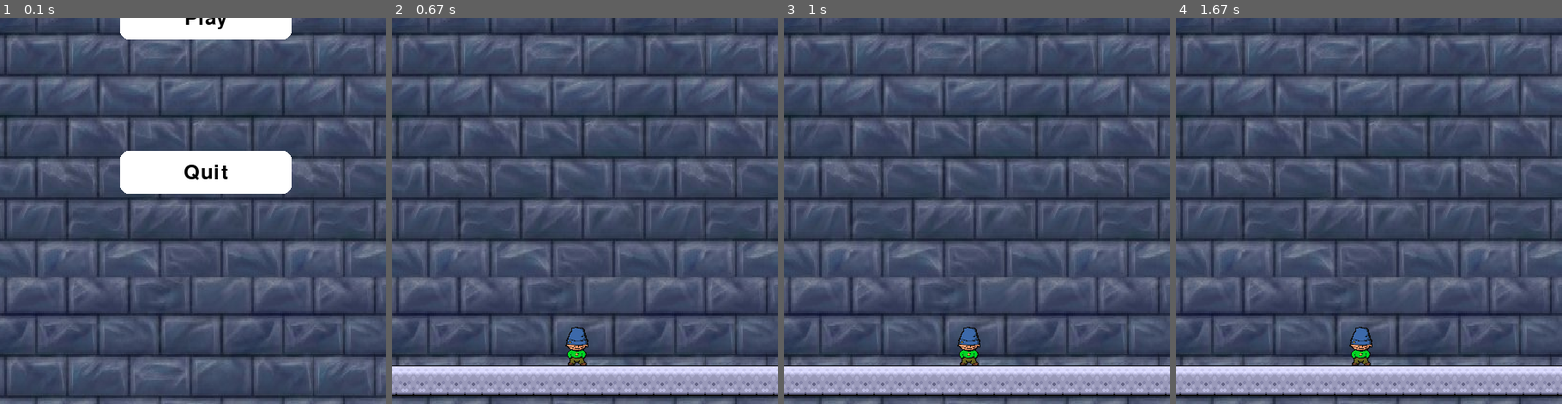
Above: before the commit, frames 1-4 (left to right).
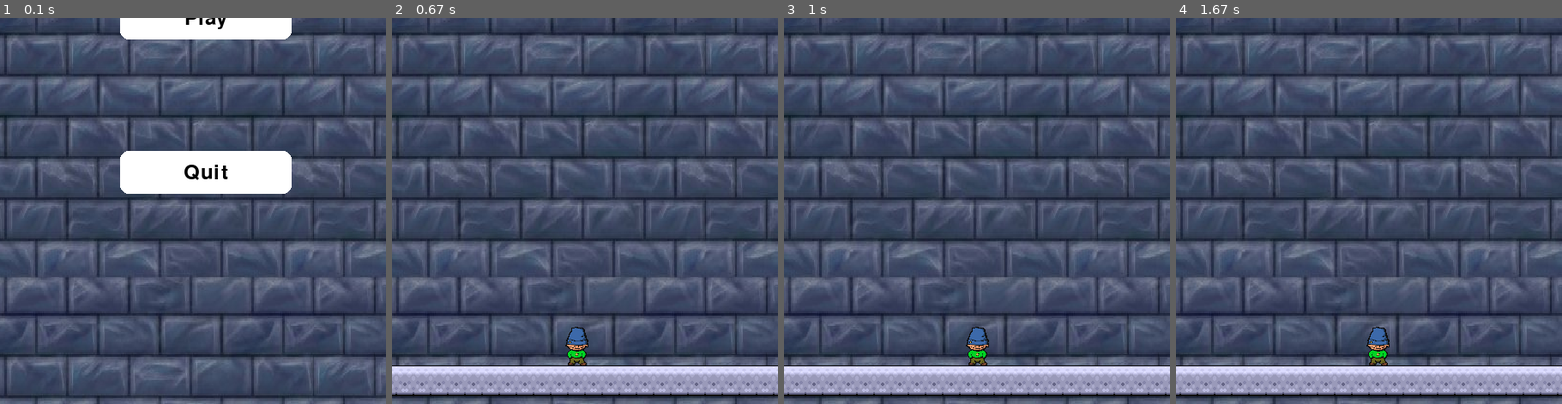
Above: after the commit, the same moments.

Repository: michalasia10/icy-tower-pygame
Game: pygame game, started from main.py
Two runs of this game, one before a commit and one after it. Both use one fixed random seed, a clock stepped at 60 frames per second and the inputs below.
Inputs (mouse positions are % of the whole screen's width and height, from its top left):
- Up to frame 1 (0.1 s): no input
- Up to frame 2 (0.67 s): click "Play" at 0.38 s
- Up to frame 3 (1 s): hold Right from 0.67 s (still down); move the mouse to (46, 54) at 0.7 s
- Up to frame 4 (1.67 s): release Right at 1.13 s; hold Right 1.17-1.63 s
The pictures show only the part of the screen within x 23-73%, y 50-100%; the shares and areas given below are measured in that part.

Frames 1-2 are identical in both runs. In frame 3, 0.6% of the frame differs, in the area x 44-54%, y 80-90%; in frame 4, 0.8%, in the area x 44-56%, y 80-90%.

Commit message:
feat: left, right and space listener (#1)
* feat: left, right and space listener

* feat: moving player

* chore: refactor

Diff:
--- a/states/player.py
+++ b/states/player.py
@@ -1,4 +1,6 @@
 from random import randint
+
+from pygame import constants
 
 from settings import IMAGE_PLAYER_WIDTH, SCREEN_WIDTH, WALL_WIDTH, IMAGE_PLAYER_HEIGHT, SCREEN_HEIGHT
 from sprites.player import IcyTowerSprite
@@ -20,10 +22,20 @@
         )
 
     def handle_event(self, event):
-        ...
+        if event.type == constants.KEYDOWN:
+            self.handle_key_press(event.key)
+
+    def handle_key_press(self, key):
+        match key:
+            case constants.K_LEFT:
+                self.sprite.rect.move_ip(-10, 0)
+            case constants.K_RIGHT:
+                self.sprite.rect.move_ip(10, 0)
+            case constants.K_SPACE:
+                print('JUMP')
 
     def update(self):
-        print("PLAYER UPDATE?")
+        0  # do nothing
 
     def render(self):
         self.sprite.draw()
